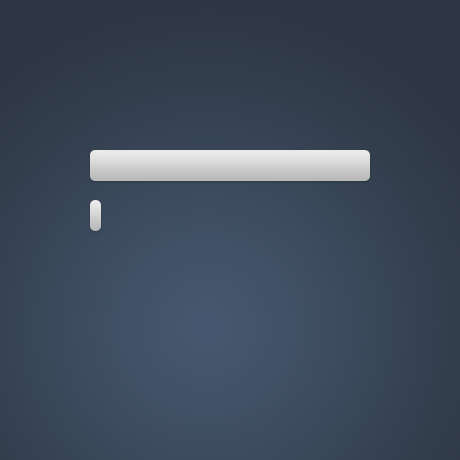
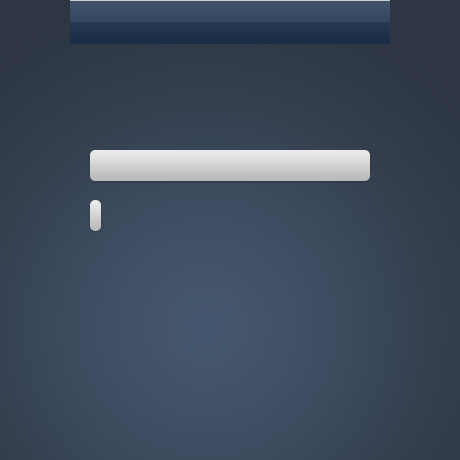
Two versions of the same layered image (460x460). Layer-by-layer changes:
added layer "Shape 1" above "BG" over [left=70, top=1, right=390, bottom=44]
